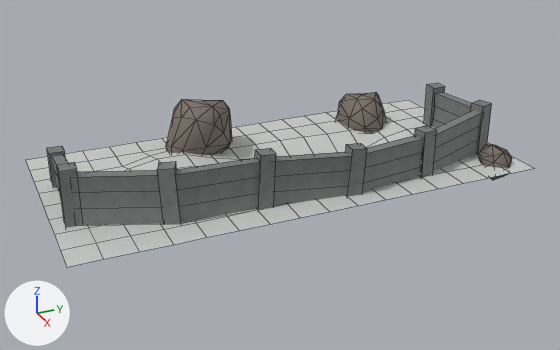
Renders of the OBJ model game/models/auto/12_3.obj from each side of a commit.
Both versions are drawn from a 50 mm lens placed at (1462.0, -394.0, 703.0), pointed at (18.0, 256.0, -20.0). The lights are fixed; the arrows at lower left show +X, +Y and +Z. Mesh edges are drawn as thin lines. Where no turn or scale is listed for an object, it has been applied to the vertices.

Names of what the first picture shows: '12_3_Cube.011'.
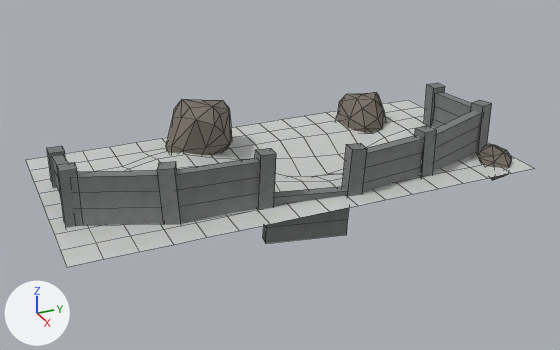
Where the change shows, as pixel boxes (x1, y1, x2, y2) in the pictures (560 x 350 px; the box of a moved part takes in the faces that stretch with it):
'12_3_Cube.011', reshaped: (26, 83, 533, 267) in both
part 1 of me_12_3_cube_011, moved or reshaped: before (274, 152, 351, 206); after (263, 186, 349, 243)

What changed in the scene script:
```text
Change mat_textures_dev_ground:
    mat_textures_dev_ground.texture: img_ground_tga -> img_rock_tga
Add mat_textures_dev_ground_untitled:
    mat_textures_dev_ground_untitled = principled_material('textures/dev/ground_Untitled')
    mat_textures_dev_ground_untitled.texture = img_ground_tga
    mat_textures_dev_ground_untitled.roughness = 0.69
Change me_12_3_cube_011:
    where me_12_3_cube_011.from_pydata(...)  # 435 vertices, 433 faces; spans x -256.0..256.0, y -256.0..768.0, z -50.0..125.0
    used by ob_12_3_cube_011; location = (0.0, 0.0, 0.0)
    me_12_3_cube_011 part 1: the loose piece of 16 vertices spanning x 169.0..208.0, y 146.0..334.0, z -15.0..100.0 is moved by (0.0, 0.0, -78.0)
    remove me_12_3_cube_011.materials.append(mat_textures_dev_ground_rock_tga)  # picture img_rock_tga
    add me_12_3_cube_011.materials.append(mat_textures_dev_ground_untitled)  # picture img_ground_tga
```
